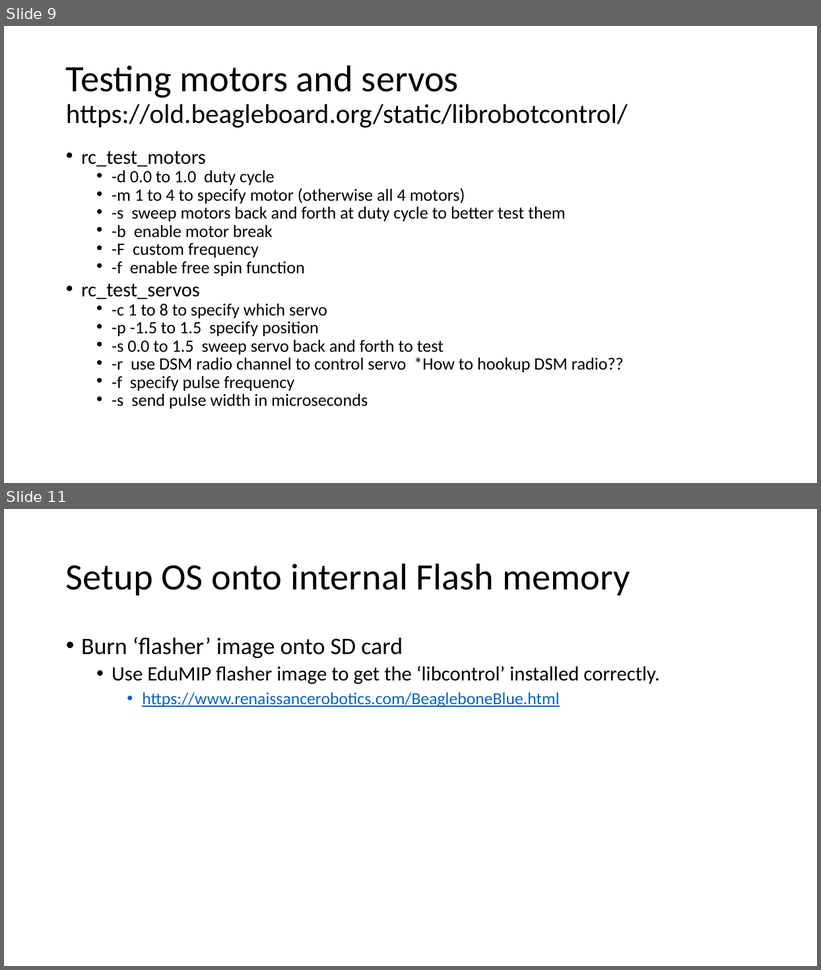
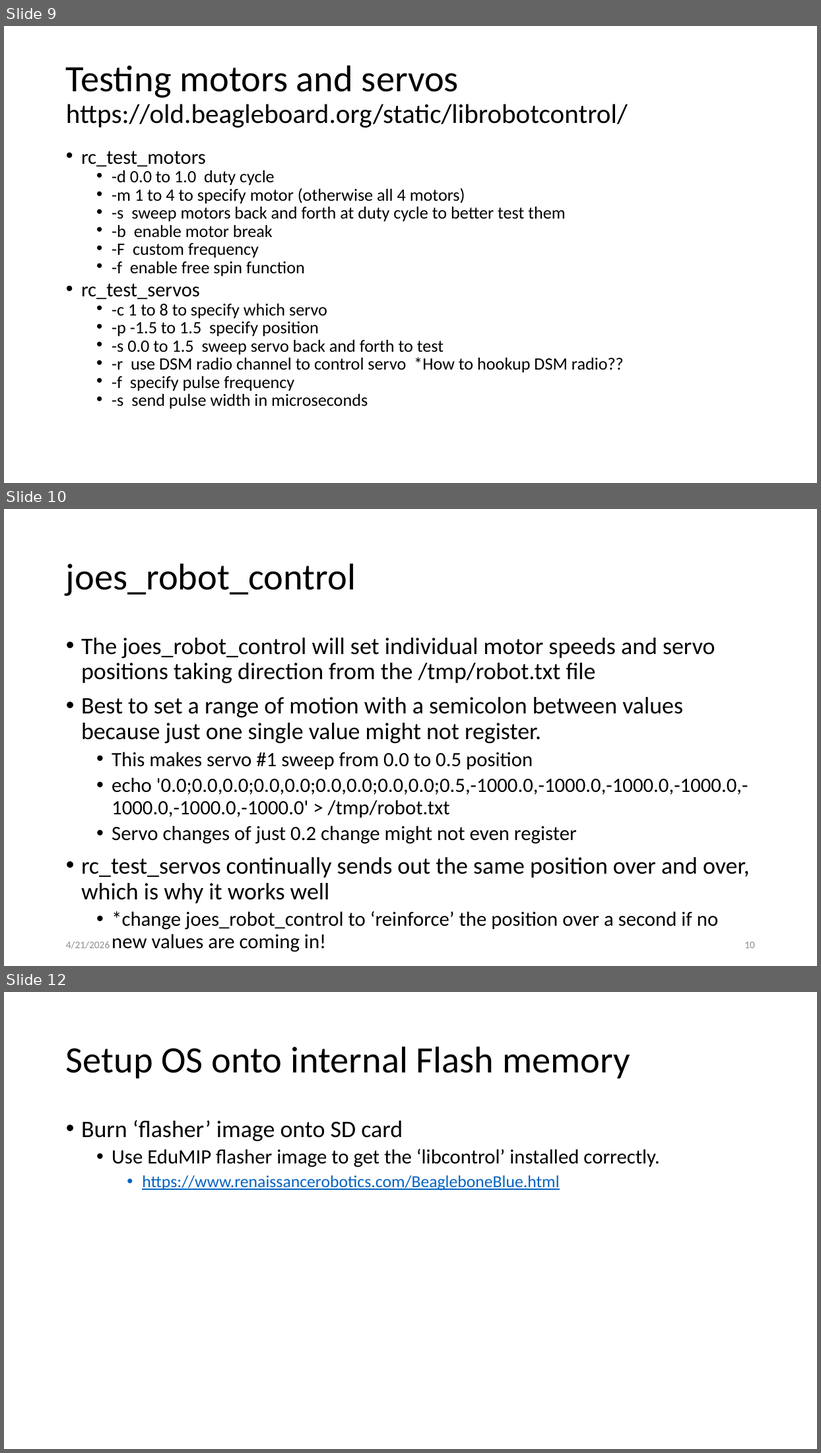
Before and after one commit to gigaprog/p_presentations, a slide deck: embedded/BeagleBone/BeagleBoneBlue.pptx. Shown one above the other, each under a label of ours: slides 9 and 11 before the commit, slides 9, 10 and 12 after it; the slides between them are not shown. The pictures are 821x970 and 821x1453 pixels, drawn with LibreOffice and Linux fonts; fonts in the diff are those of the drawing. Boxes give left, top, right and bottom in pixels: in the first picture for what was removed or moved away, otherwise in the second. Text is boxed around its words. In the diff, an @@ line names an element or a change of style, - is before the commit and + after.

```diff
--- a/embedded/BeagleBone/BeagleBoneBlue.pptx
+++ b/embedded/BeagleBone/BeagleBoneBlue.pptx
@@ slide 10 added at [4, 509, 817, 966], background #FFFFFF @@
@@ title added at [66, 563, 356, 596], 44 pt, text #000000 @@
+joes_robot_control
@@ text added at [81, 638, 750, 930], 24 pt, text #000000 @@
+• The joes_robot_control will set individual motor speeds and servo positions taking direction from the /tmp/robot.txt file
+• Best to set a range of motion with a semicolon between values because just one single value might not register.
+  • This makes servo #1 sweep from 0.0 to 0.5 position
+  • echo '0.0;0.0,0.0;0.0,0.0;0.0,0.0;0.0,0.0;0.5,-1000.0,-1000.0,-1000.0,-1000.0,-1000.0,-1000.0,-1000.0' > /tmp/robot.txt
+  • Servo changes of just 0.2 change might not even register
+• rc_test_servos continually sends out the same position over and over, which is why it works well
+  • *change joes_robot_control to ‘reinforce’ the position over a second if no new values are coming in!
@@ text added at [66, 941, 110, 949], 12 pt, text #8C8C8C @@
+4/21/2026
@@ page number added at [745, 942, 755, 949], 12 pt, text #8C8C8C @@
+10
@@ what was slide 11 is now slide 12 @@
```
Also in this commit, not shown: 1 slide changed, 2 other files.
